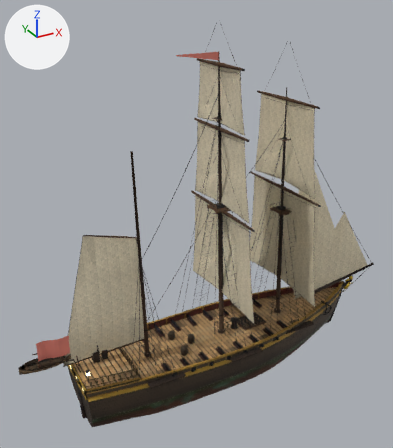
The glTF model public/models/ships/barque.glb as it was, and as the next commit left it.
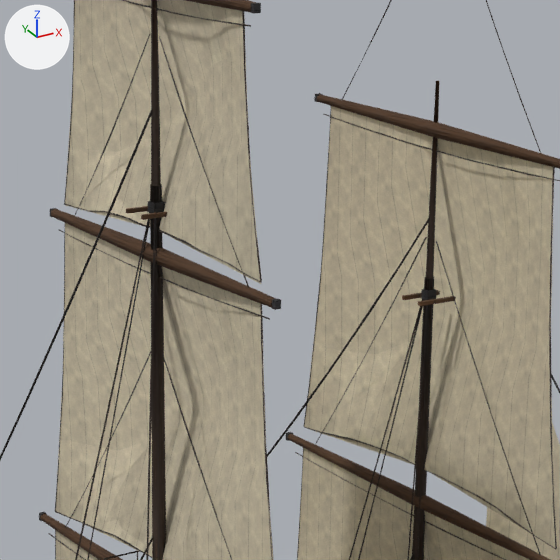
The first picture shows the older version from a 50 mm camera at (-26.9, -43.2, 38.0) aimed at (-2.4, 1.4, 15.7). The close-ups show the older and then the newer version on the part from 46% to 80% of the width and 15% to 45% of the height of that picture. Only the edits that show in the close-ups are written down. Every picture has the same lights, and +X, +Y and +Z are marked at upper left. Where no turn or scale is listed for an object, it has been applied to the vertices. Vertices at exactly the same position are counted once.

Before the edit, the objects in view are built like this:
```python
me_lod0_body = bpy.data.meshes.new('LOD0_Body')
me_lod0_body.from_pydata(...)  # 5160 vertices, 7950 faces; spans x -16.6..19.2, y -5.4..5.4, z -3.2..15.9
me_lod0_body.materials.append(mat_barque_atlas)
me_lod0_m1_squaresail = bpy.data.meshes.new('LOD0_m1_SquareSail')
me_lod0_m1_squaresail.from_pydata(...)  # 495 vertices, 840 faces; spans x -0.9..1.0, y -6.3..6.3, z 4.8..28.9
me_lod0_m1_squaresail.materials.append(mat_barque_sail)
me_lod0_wood = bpy.data.meshes.new('LOD0_Wood')
me_lod0_wood.from_pydata(...)  # 5377 vertices, 7948 faces; spans x -21.7..22.5, y -5.3..5.3, z -3.4..32.7
me_lod0_wood.materials.append(mat_barque_wood)
me_lod1_wood = bpy.data.meshes.new('LOD1_Wood')
me_lod1_wood.from_pydata(...)  # 461 vertices, 632 faces; spans x -16.6..22.4, y -4.7..4.7, z -3.4..32.7
me_lod1_wood.materials.append(mat_barque_wood)
ob_lod0_body = bpy.data.objects.new('LOD0_Body', me_lod0_body)
ob_lod0_body.location = (0.0, 0.0, 0.0)
ob_lod0_m1_squaresail = bpy.data.objects.new('LOD0_m1_SquareSail', me_lod0_m1_squaresail)
ob_lod0_m1_squaresail.location = (0.0, 0.0, 2.67)
ob_lod0_wood = bpy.data.objects.new('LOD0_Wood', me_lod0_wood)
ob_lod0_wood.location = (0.0, 0.0, 0.0)
ob_lod1_wood = bpy.data.objects.new('LOD1_Wood', me_lod1_wood)
ob_lod1_wood.location = (0.0, 0.0, 0.0)
# also in view: 'LOD0_m0_SquareYards' at (7.2, 0.0, 20.1); 'LOD0_Jib' at (15.4, -0.2, 14.1); 'LOD0_m0_SquareSail' at (7.8, 0.0, 17.4); 'LOD1_m1_SquareSail' at (0.0, 0.0, 19.5); 'LOD2_m0_SquareSail' at (7.8, 0.0, 17.4)
```
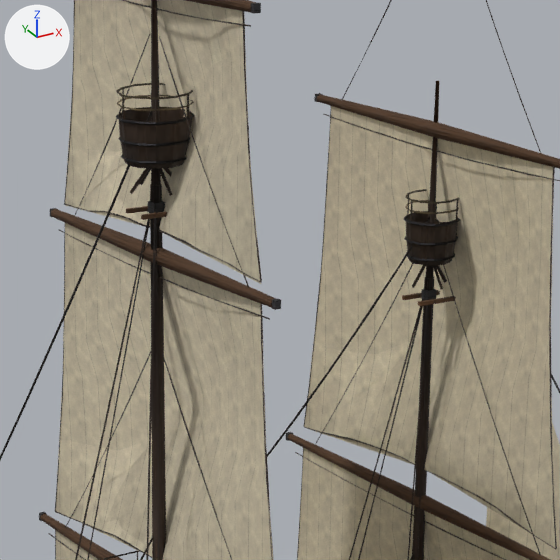
Pixel boxes (x1, y1, x2, y2) of what changed, in the close-ups (560 x 560 px):
'LOD1_Wood', reshaped
    before: (150, 185, 434, 560)
    after: (120, 107, 458, 560)
'LOD0_Body', reshaped (not visible before)
    after: (116, 111, 460, 262)
part 1 of me_lod0_body, added
    after: (406, 252, 455, 262)
part 2 of me_lod0_body, added
    after: (404, 236, 458, 246)
part 3 of me_lod0_body, added
    after: (404, 215, 460, 227)
part 4 of me_lod0_body, added
    after: (121, 154, 187, 164)
part 5 of me_lod0_body, added
    after: (118, 137, 190, 147)
part 6 of me_lod0_body, added
    after: (116, 111, 195, 125)
part 7 of me_lod0_wood, added
    after: (187, 95, 189, 122)
part 8 of me_lod0_wood, added
    after: (122, 97, 125, 123)
part 9 of me_lod0_wood, added
    after: (116, 83, 459, 289)
part 10 of me_lod1_wood, added
    after: (407, 211, 458, 265)
part 11 of me_lod1_wood, added
    after: (120, 107, 191, 168)

What the commit changed:
me_lod0_body is used by ob_lod0_body; location (0.0, 0.0, 0.0).
me_lod0_body had 5160 vertices, 7950 faces and spanned x -16.6..19.2, y -5.4..5.4, z -3.2..15.9.
me_lod0_body now has 5512 vertices, 8598 faces and spans x -16.6..19.2, y -5.4..5.4, z -3.2..28.8.
me_lod0_body part 1: a new loose piece of 48 vertices spanning x 6.4..7.6, y -0.6..0.6, z 24.7..24.8, in mat_barque_atlas.
me_lod0_body part 2: a new loose piece of 48 vertices spanning x 6.4..7.7, y -0.6..0.6, z 25.1..25.2, in mat_barque_atlas.
me_lod0_body part 3: a new loose piece of 48 vertices spanning x 6.3..7.7, y -0.7..0.7, z 25.6..25.7, in mat_barque_atlas.
me_lod0_body part 4: a new loose piece of 48 vertices spanning x -1.5..0.0, y -0.8..0.8, z 27.8..28.0, in mat_barque_atlas.
me_lod0_body part 5: a new loose piece of 48 vertices spanning x -1.6..0.0, y -0.8..0.8, z 28.2..28.3, in mat_barque_atlas.
me_lod0_body part 6: a new loose piece of 48 vertices spanning x -1.7..0.1, y -0.9..0.9, z 28.7..28.8, in mat_barque_atlas.
Other edits to the shape of me_lod0_body do not show in these pictures.
me_lod0_wood is used by ob_lod0_wood; location (0.0, 0.0, 0.0).
me_lod0_wood had 5377 vertices, 7948 faces and spanned x -21.7..22.5, y -5.3..5.3, z -3.4..32.7.
me_lod0_wood now has 6079 vertices, 8956 faces and spans x -21.7..22.5, y -5.3..5.3, z -3.4..32.7.
me_lod0_wood part 7: the loose piece of 6 vertices spanning x -0.5..-0.4, y -1.0, z 17.7..18.2 is copied, and the copy is moved by (0.1, 0.3, 11.1); it spans x -0.4, y -0.7, z 28.7..29.3.
me_lod0_wood part 8: the loose piece of 6 vertices spanning x -1.4..-1.3, y 1.0, z 17.7..18.1 is copied, and the copy is moved by (-0.2, -1.0, 11.1); it spans x -1.6, y 0.0, z 28.7..29.3.
me_lod0_wood part 9: 328 vertices added at x -1.6..7.6, y -0.8..0.8, z 24.0..29.4.
Other edits to the shape of me_lod0_wood do not show in these pictures.
me_lod1_wood is used by ob_lod1_wood; location (0.0, 0.0, 0.0).
me_lod1_wood had 461 vertices, 632 faces and spanned x -16.6..22.4, y -4.7..4.7, z -3.4..32.7.
me_lod1_wood now has 573 vertices, 808 faces and spans x -16.6..22.4, y -4.7..4.7, z -3.4..32.7.
me_lod1_wood part 10: a new loose piece of 40 vertices spanning x 6.4..7.6, y -0.6..0.6, z 24.6..25.7, in mat_barque_wood.
me_lod1_wood part 11: a new loose piece of 40 vertices spanning x -1.6..0.0, y -0.8..0.8, z 27.7..28.8, in mat_barque_wood.
Other edits to the shape of me_lod1_wood do not show in these pictures.
